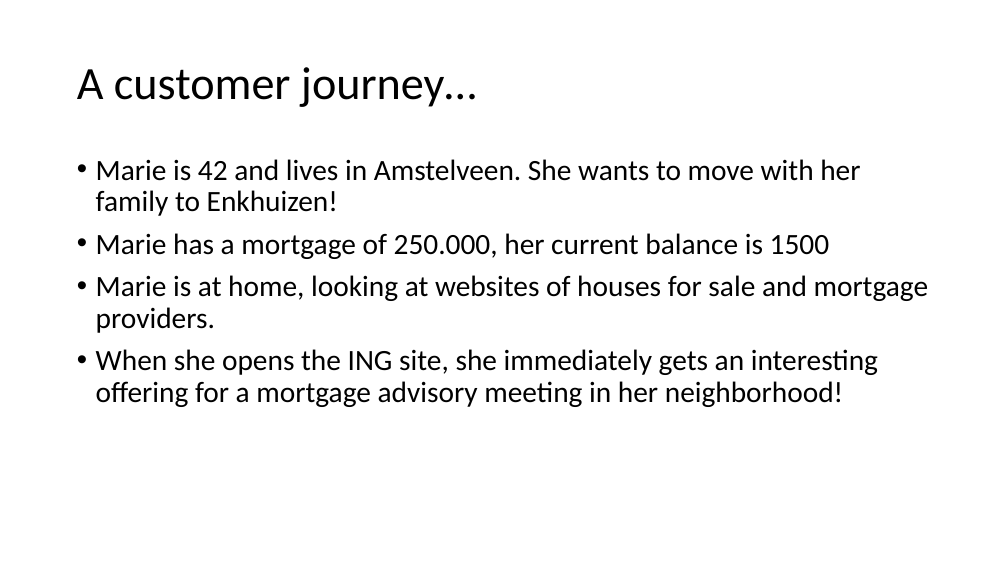
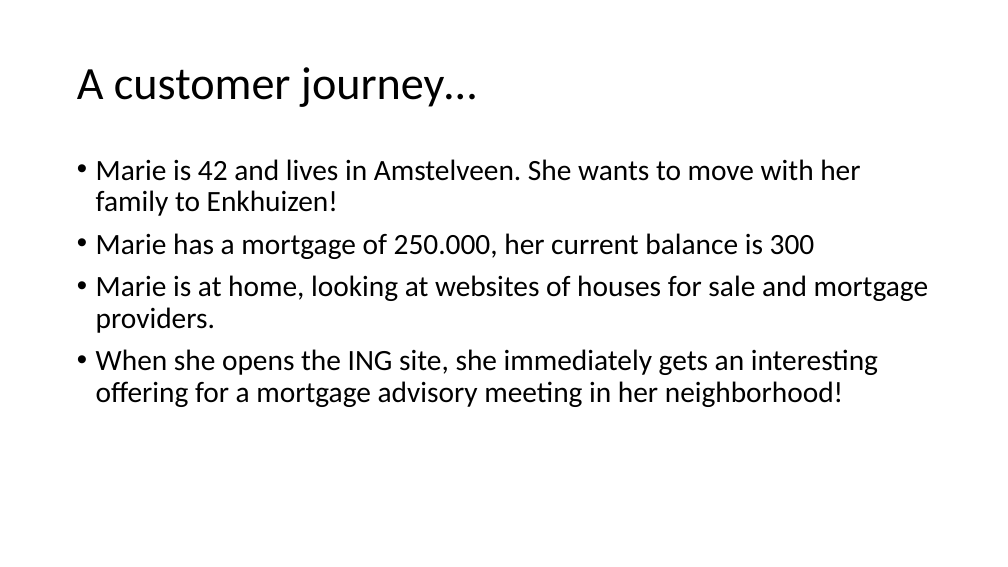
Before and after one commit to geerdink/fast-data, a slide deck: slide 2 of presentation/SparkING.pptx. Drawn at 1008x567 pixels with LibreOffice and Linux fonts; fonts in the diff are those of the drawing. Boxes give left, top, right and bottom in pixels: in the first picture for what was removed or moved away, otherwise in the second. Text is boxed around its words. In the diff, an @@ line names an element or a change of style, - is before the commit and + after.

```diff
--- a/presentation/SparkING.pptx
+++ b/presentation/SparkING.pptx
@@ text at [96, 233, 815, 259]: text changed @@
-• Marie has a mortgage of 250.000, her current balance is 1500
+• Marie has a mortgage of 250.000, her current balance is 300
```
Also in this commit, not shown: 3 other slides changed, 3 slides added, 1 slide removed.
